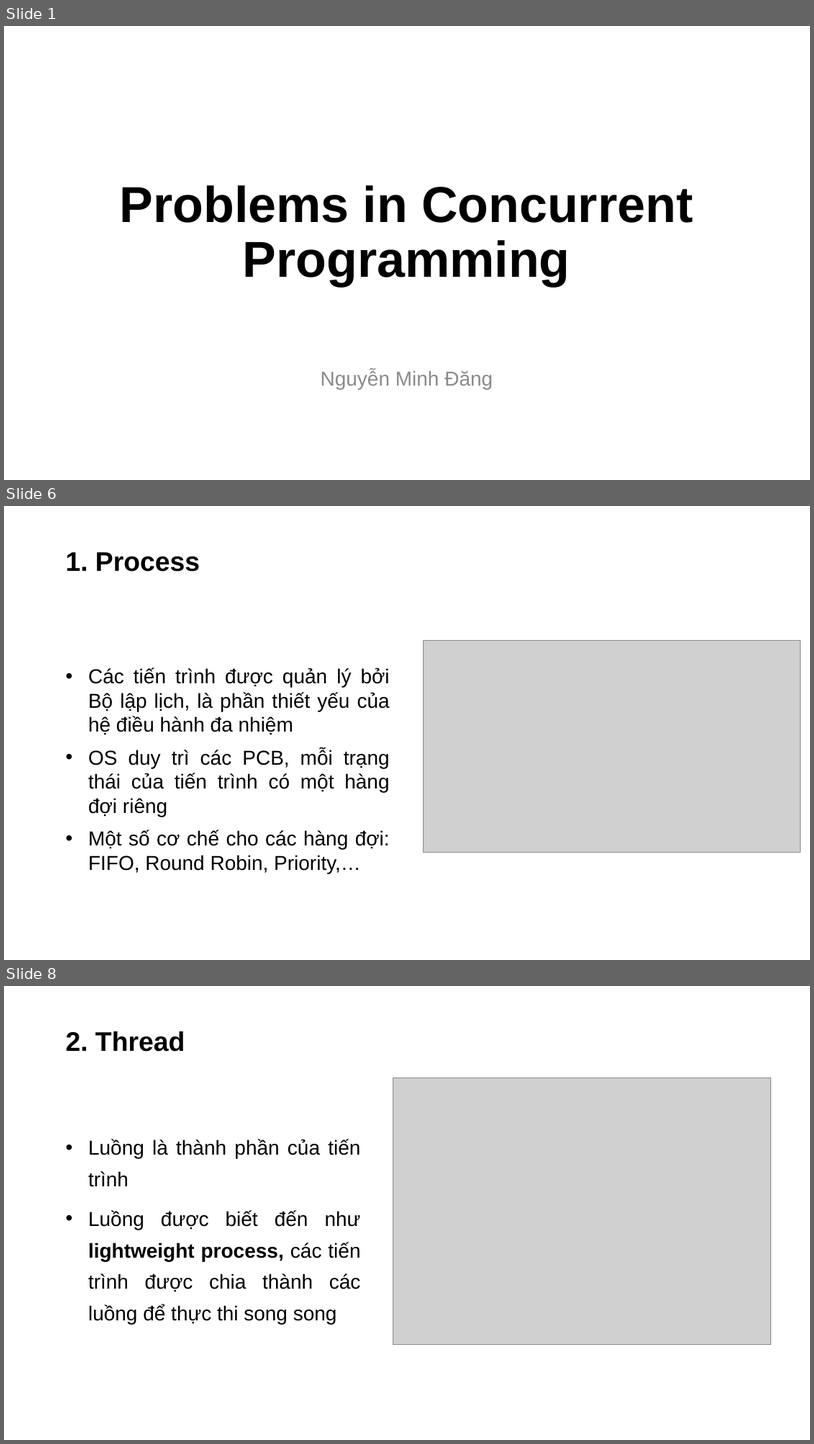
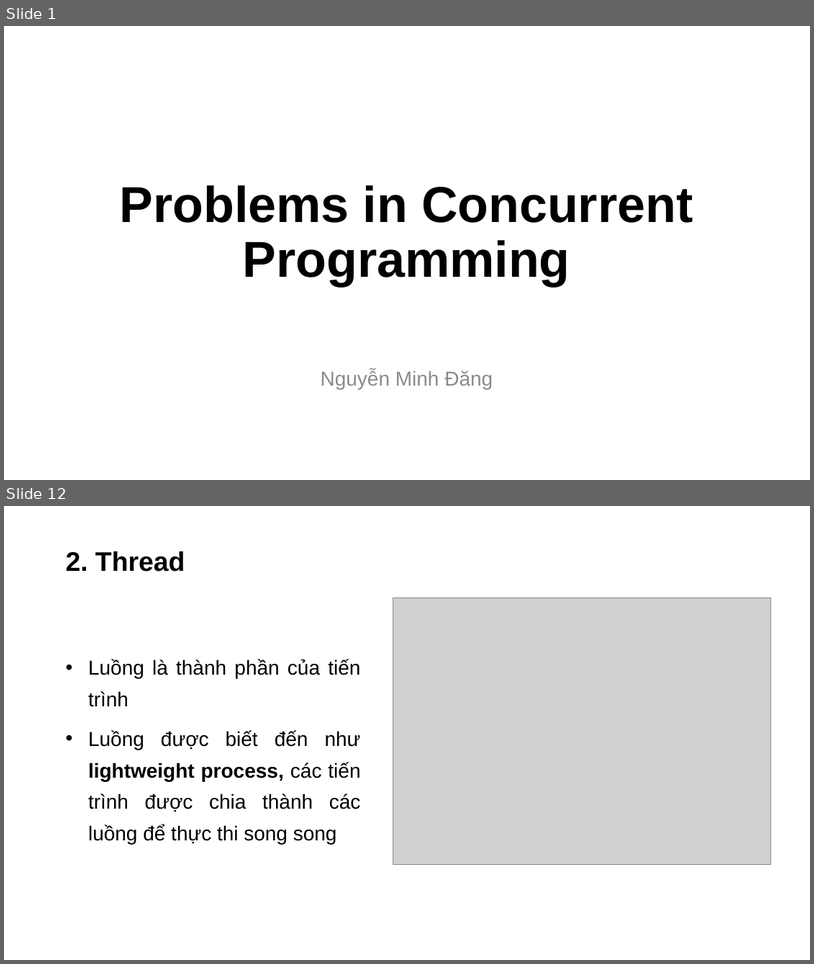
Before and after one commit to dangnm9699/Learn-Golang, a slide deck: Problem and Solution in Concurrency.pptx. Shown one above the other, each under a label of ours: slides 1, 6 and 8 before the commit, slides 1 and 12 after it; the slides between them are not shown. The pictures are 814x1444 and 814x964 pixels, drawn with LibreOffice and Linux fonts; fonts in the diff are those of the drawing; grey boxes stand for pictures. Boxes give left, top, right and bottom in pixels: in the first picture for what was removed or moved away, otherwise in the second. Text is boxed around its words. In the diff, an @@ line names an element or a change of style, - is before the commit and + after.

```diff
--- a/Problem and Solution in Concurrency.pptx
+++ b/Problem and Solution in Concurrency.pptx
@@ slide 6 removed at [4, 506, 810, 960], background #FFFFFF @@
@@ title removed at [66, 552, 200, 572] @@
-1. Process
@@ picture removed at [423, 641, 801, 852] @@
@@ text removed at [88, 667, 390, 873] @@
-• Các tiến trình được quản lý bởi Bộ lập lịch, là phần thiết yếu của hệ điều hành đa nhiệm
-• OS duy trì các PCB, mỗi trạng thái của tiến trình có một hàng đợi riêng
-• Một số cơ chế cho các hàng đợi: FIFO, Round Robin, Priority,…
@@ what was slide 8 is now slide 12 @@
```
Also in this commit, not shown: 6 slides changed, 14 slides added, 1 other slide removed, 1 other file.
